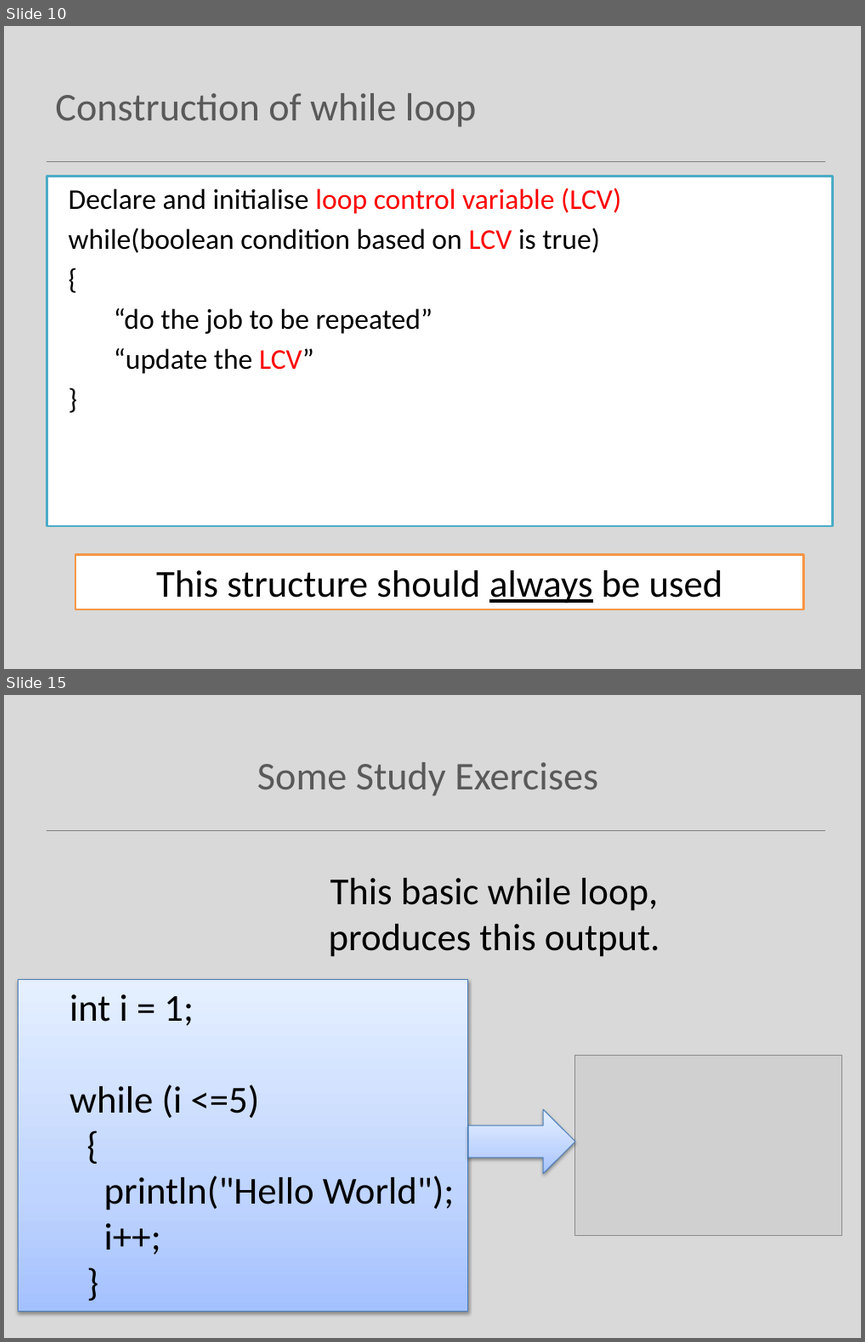
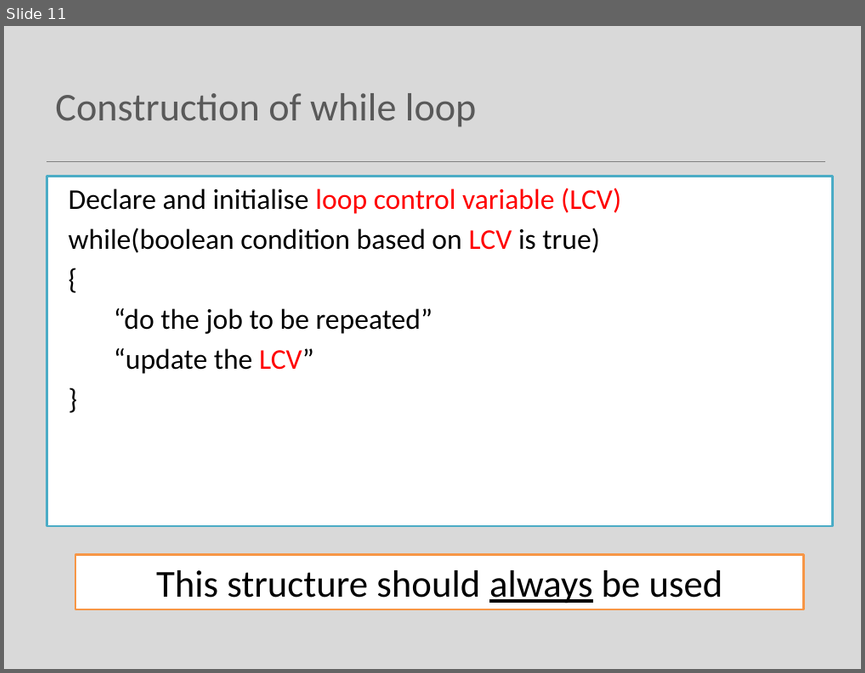
Before and after one commit to Programming-Fundamentals-SETU/prog-fund-1-sept-25, a slide deck: topic05-loops/unit-1-lectures/talk-1-iteration-while/a-iteration-while.pptx. Shown one above the other, each under a label of ours: slides 10 and 15 before the commit, slide 11 after it; the slides between them are not shown. The pictures are 865x1342 and 865x673 pixels, drawn with LibreOffice and Linux fonts; fonts in the diff are those of the drawing; grey boxes stand for pictures. Boxes give left, top, right and bottom in pixels: in the first picture for what was removed or moved away, otherwise in the second. Text is boxed around its words. In the diff, an @@ line names an element or a change of style, - is before the commit and + after.

```diff
--- a/topic05-loops/unit-1-lectures/talk-1-iteration-while/a-iteration-while.pptx
+++ b/topic05-loops/unit-1-lectures/talk-1-iteration-while/a-iteration-while.pptx
@@ slide 15 removed at bbox=[4, 695, 861, 1338], background #D9D9D9; not listed: 1 template element that a slide beside it also shows @@
@@ title removed at bbox=[257, 762, 598, 796] @@
-Some Study Exercises
@@ text removed at bbox=[329, 878, 659, 957] @@
-This basic while loop, produces this output.
@@ rectangle removed at bbox=[18, 979, 468, 1310] @@
-  int i = 1;
-  while (i <=5)
-  {
-  println("Hello World");
-  i++;
-  }
@@ picture removed at bbox=[575, 1055, 842, 1235] @@
@@ right arrow removed at bbox=[468, 1109, 575, 1173] @@
@@ what was slide 10 is now slide 11 @@
```
Also in this commit, not shown: 4 slides changed, 2 slides added, 3 other slides removed, 16 other files.
